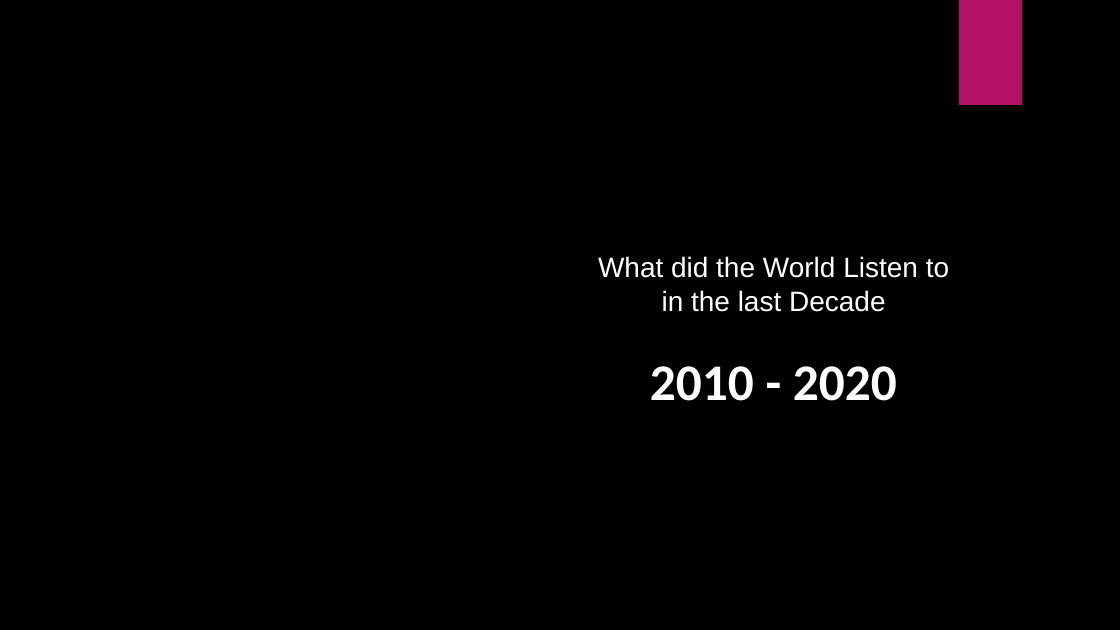
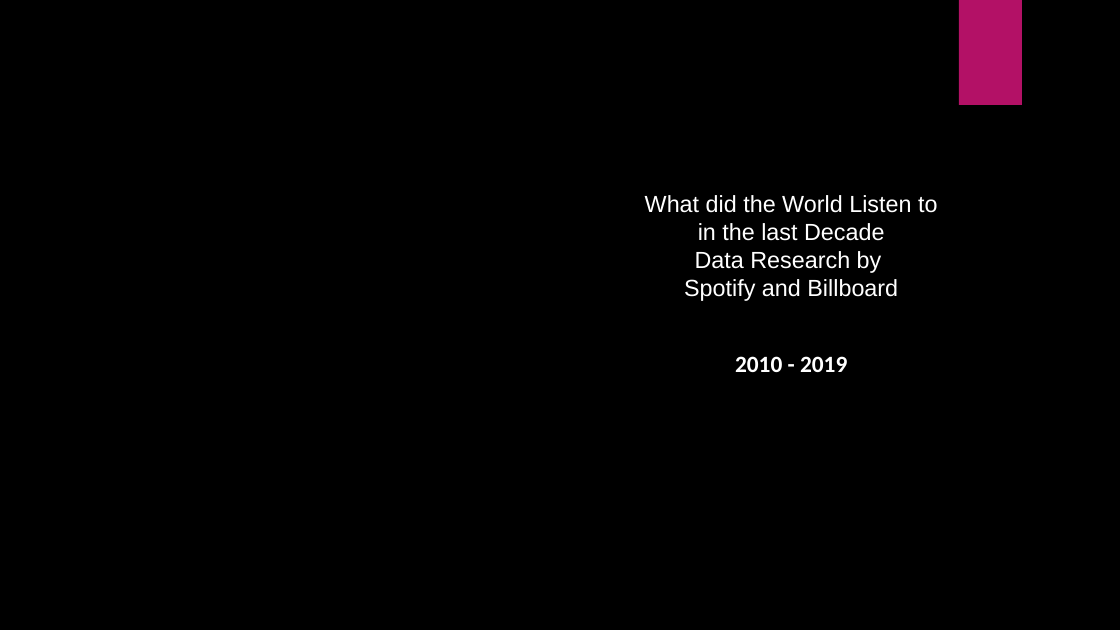
Before and after one commit to thomasbjohnson/Group-Project-1, a slide deck: slide 1 of What Did We Listen To 2010-2020.pptx. Drawn at 1120x630 pixels with LibreOffice and Linux fonts; fonts in the diff are those of the drawing; background and template pictures are left out. Boxes give left, top, right and bottom in pixels: in the first picture for what was removed or moved away, otherwise in the second. Text is boxed around its words. In the diff, an @@ line names an element or a change of style, - is before the commit and + after.

```diff
--- a/What Did We Listen To 2010-2020.pptx
+++ b/What Did We Listen To 2010-2020.pptx
@@ title at <box>645,195,937,301</box>: text changed; size 24 to 20 pt @@
-What did the World Listen to
-in the last Decade
+What did the World Listen to
+in the last Decade
+Data Research by
+Spotify and Billboard
@@ subtitle at <box>735,356,847,372</box>: text changed; size 44 to 20 pt @@
-2010 - 2020
+2010 - 2019
```
Also in this commit, not shown: 5 other slides changed, 2 slides added.
